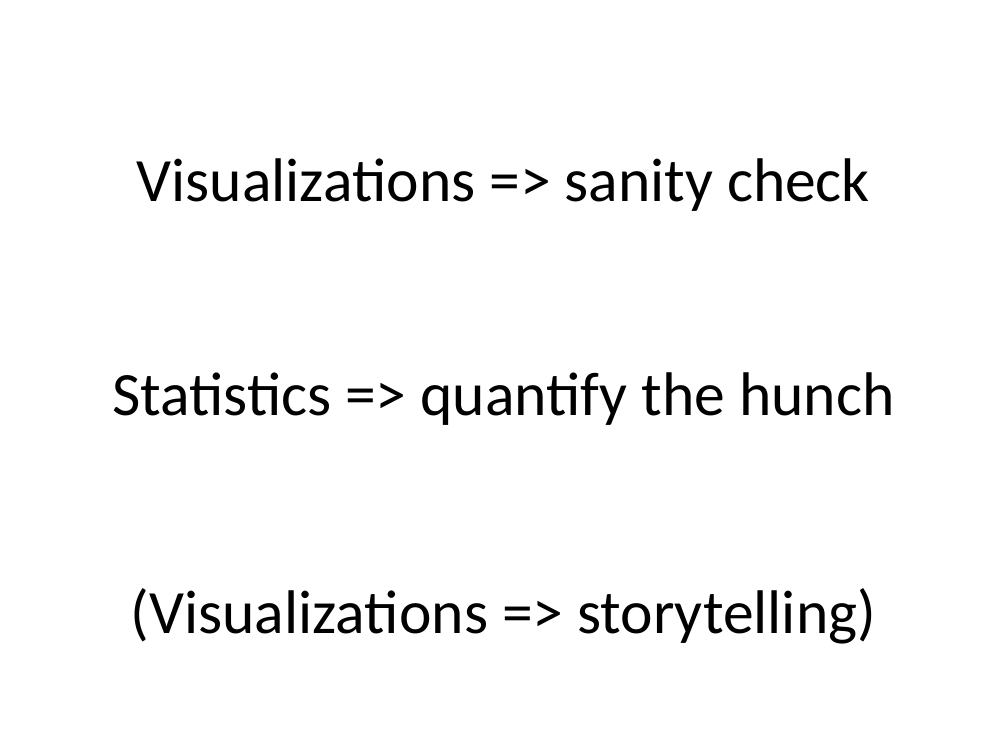
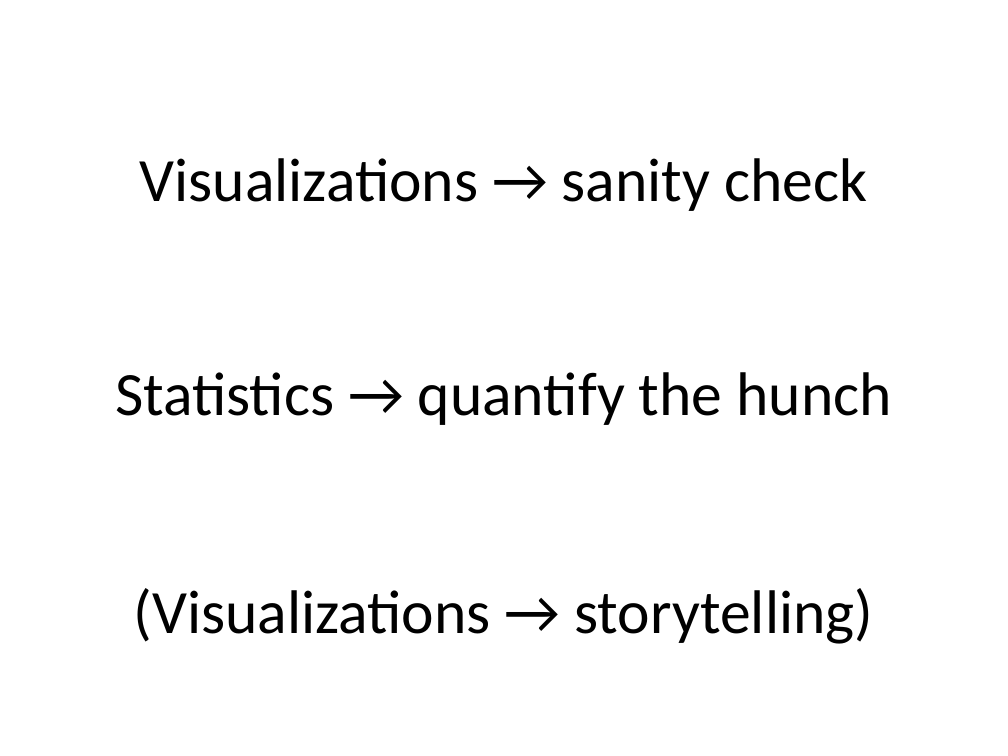
Before and after one commit to dataiap/dataiap, a slide deck: slide 3 of lectures/day3.pptx. Drawn at 1008x756 pixels with LibreOffice and Linux fonts; fonts in the diff are those of the drawing. Boxes give left, top, right and bottom in pixels: in the first picture for what was removed or moved away, otherwise in the second. Text is boxed around its words. In the diff, an @@ line names an element or a change of style, - is before the commit and + after.

```diff
--- a/lectures/day3.pptx
+++ b/lectures/day3.pptx
@@ title at <box>140,158,867,211</box>: text changed @@
-Visualizations => sanity check
+Visualizations → sanity check
@@ text at <box>115,372,891,425</box>: text changed @@
-Statistics => quantify the hunch
+Statistics → quantify the hunch
@@ text at <box>134,588,873,644</box>: text changed @@
-(Visualizations => storytelling)
+(Visualizations → storytelling)
```
Also in this commit, not shown: 8 other slides changed, 6 slides added, 10 slides removed.
